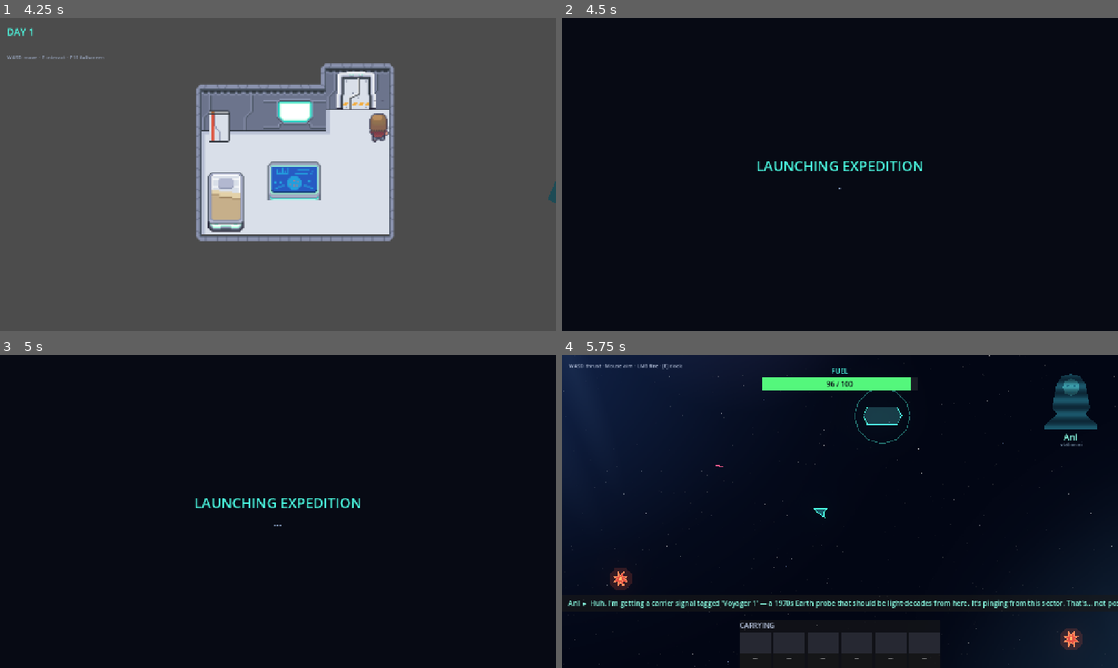
Above: before the commit, frames 1-4 (two rows, left to right).
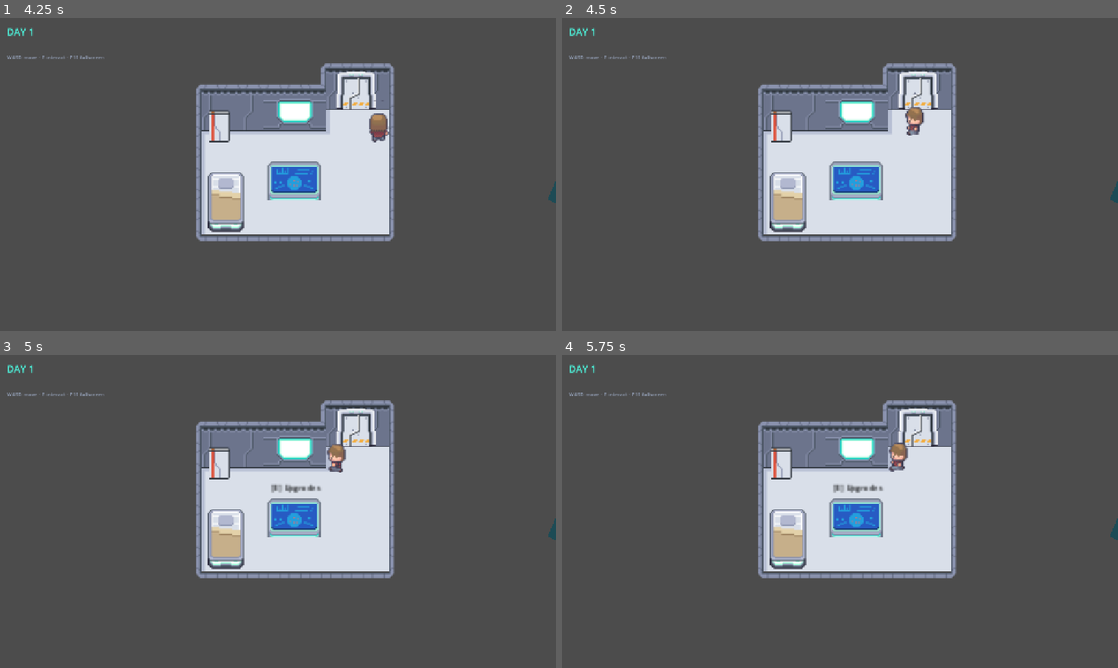
Above: after the commit, the same moments.

Repository: ahasl/kessler-cup-v01
Game: Godot game, scene res://ui/main_menu.tscn
Same seed, same stepped clock (60 frames per second), same inputs: the game is played once before the commit and once after it.
Inputs (mouse positions are in pixels of both pictures, inside the frame that each line leads up to):
- Up to frame 1 (4.25 s): click "New Game" at 0.5 s; tap Enter at 1.25 s; move the mouse to (400, 158) at 1.27 s; hold D (move_right) 1.28-2.03 s; hold E (interact) 1.28-2.03 s; move the mouse to (166, 190) at 2.02 s; hold S (move_down) 2.03-2.78 s; click (166, 190) at 2.1 s; move the mouse to (333, 105) at 2.77 s; hold D (move_right) 2.78-3.53 s; hold E (interact) 2.78-3.53 s; move the mouse to (250, 237) at 3.52 s; hold W (move_up) from 3.53 s (still down); click (250, 237) at 3.6 s
- Up to frame 2 (4.5 s): move the mouse to (1006, 221) at 4.27 s; release W (move_up) at 4.28 s; hold A (move_left) from 4.28 s (still down); hold E (interact) from 4.28 s (still down)
- Up to frame 3 (5 s): keep holding A (move_left); keep holding E (interact)
- Up to frame 4 (5.75 s): keep holding A (move_left); tap Space at 5 s; move the mouse to (673, 464) at 5.02 s; release E (interact) at 5.03 s; click (673, 464) at 5.1 s

Frame 1 is identical in both runs. In frame 2, 100% of the frame differs, in the area x 0-100%, y 0-100%; in frame 3, 100%; in frame 4, 100%.

Commit message:
refactor: asteroid drop

Diff:
--- a/domain/inventory/Items.gd
+++ b/domain/inventory/Items.gd
@@ -41,11 +41,11 @@
 ## Relative chance an asteroid drops this material (0 = never from normal asteroids).
 static func drop_weight(item_type: int) -> int:
 	match item_type:
-		Type.METAL: return 55
-		Type.CRYSTAL: return 14
+		Type.METAL: return 90
+		Type.CRYSTAL: return 5
 		Type.DATACHIP: return 4
-		Type.ICE: return 22
-		Type.PLASMA: return 5
+		Type.ICE: return 3
+		Type.PLASMA: return 2
 		Type.REINFORCED_ALLOY: return 0  # only from special metal-rich asteroids
 	return 0
 
--- a/project.godot
+++ b/project.godot
@@ -77,5 +77,6 @@
 
 [rendering]
 
+environment/default_clear_color = Color(0, 0, 0, 1)
 rendering_device/driver.windows="d3d12"
 viewport/hdr_2d=true
--- a/scenes/run/asteroid.tscn
+++ b/scenes/run/asteroid.tscn
@@ -1,34 +1,33 @@
-[gd_scene load_steps=3 format=3]
+[gd_scene format=3 uid="uid://b03j7kat5gbh0"]
 
-[ext_resource type="Script" path="res://scenes/run/asteroid.gd" id="1"]
+[ext_resource type="Script" uid="uid://bcnoatyp517pt" path="res://scenes/run/asteroid.gd" id="1"]
 
 [sub_resource type="CircleShape2D" id="shape"]
 radius = 28.0
 
-[node name="Asteroid" type="StaticBody2D"]
+[node name="Asteroid" type="StaticBody2D" unique_id=312360900]
 collision_layer = 2
 collision_mask = 0
 script = ExtResource("1")
 
-[node name="CollisionShape2D" type="CollisionShape2D" parent="."]
+[node name="CollisionShape2D" type="CollisionShape2D" parent="." unique_id=1959032006]
 shape = SubResource("shape")
 
-[node name="Body" type="Polygon2D" parent="."]
+[node name="Body" type="Polygon2D" parent="." unique_id=1244063197]
 color = Color(0.22, 0.24, 0.3, 1)
 polygon = PackedVector2Array(28, 0, 20, 16, 10, 26, -8, 27, -24, 14, -28, -4, -18, -22, -2, -28, 16, -20)
 
-[node name="Outline" type="Line2D" parent="."]
+[node name="Outline" type="Line2D" parent="." unique_id=1337387663]
 points = PackedVector2Array(28, 0, 20, 16, 10, 26, -8, 27, -24, 14, -28, -4, -18, -22, -2, -28, 16, -20, 28, 0)
 width = 2.0
 default_color = Color(0.55, 0.6, 0.7, 1)
 
-[node name="Particles" type="CPUParticles2D" parent="."]
+[node name="Particles" type="CPUParticles2D" parent="." unique_id=142659314]
 emitting = false
 amount = 18
+lifetime = 0.6
 one_shot = true
 explosiveness = 1.0
-lifetime = 0.6
-direction = Vector2(1, 0)
 spread = 180.0
 gravity = Vector2(0, 0)
 initial_velocity_min = 90.0
--- a/scenes/station/station_player.tscn
+++ b/scenes/station/station_player.tscn
@@ -245,9 +245,8 @@
 [sub_resource type="CircleShape2D" id="body"]
 radius = 8.0
 
-[sub_resource type="CapsuleShape2D" id="CapsuleShape2D_mxyim"]
-radius = 8.0
-height = 26.0
+[sub_resource type="CircleShape2D" id="CapsuleShape2D_mxyim"]
+radius = 22.0
 
 [node name="StationPlayer" type="CharacterBody2D" unique_id=1720546031]
 script = ExtResource("1")
@@ -265,5 +264,4 @@
 [node name="Reach" type="Area2D" parent="." unique_id=2104830975]
 
 [node name="CollisionShape2D" type="CollisionShape2D" parent="Reach" unique_id=2090006150]
-position = Vector2(0, -17)
 shape = SubResource("CapsuleShape2D_mxyim")
